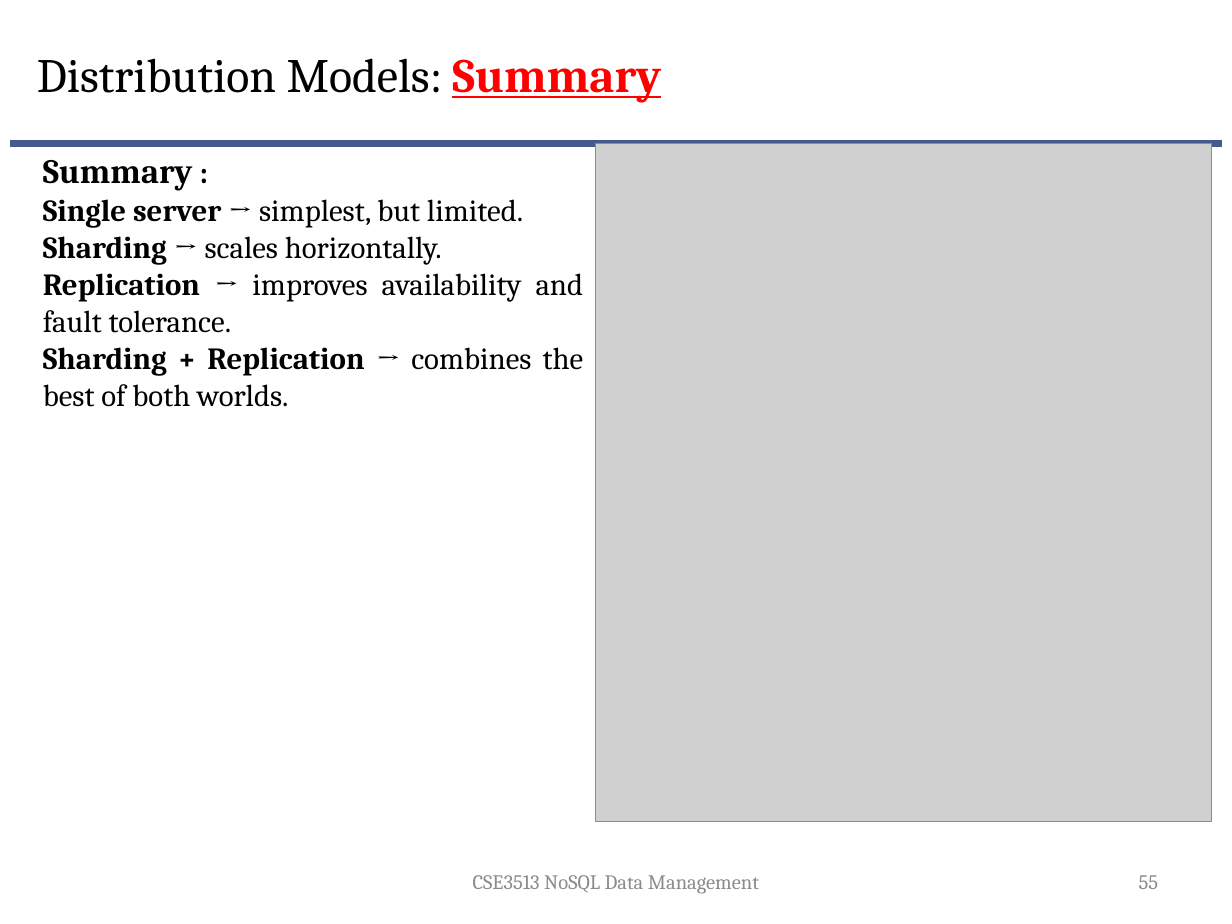
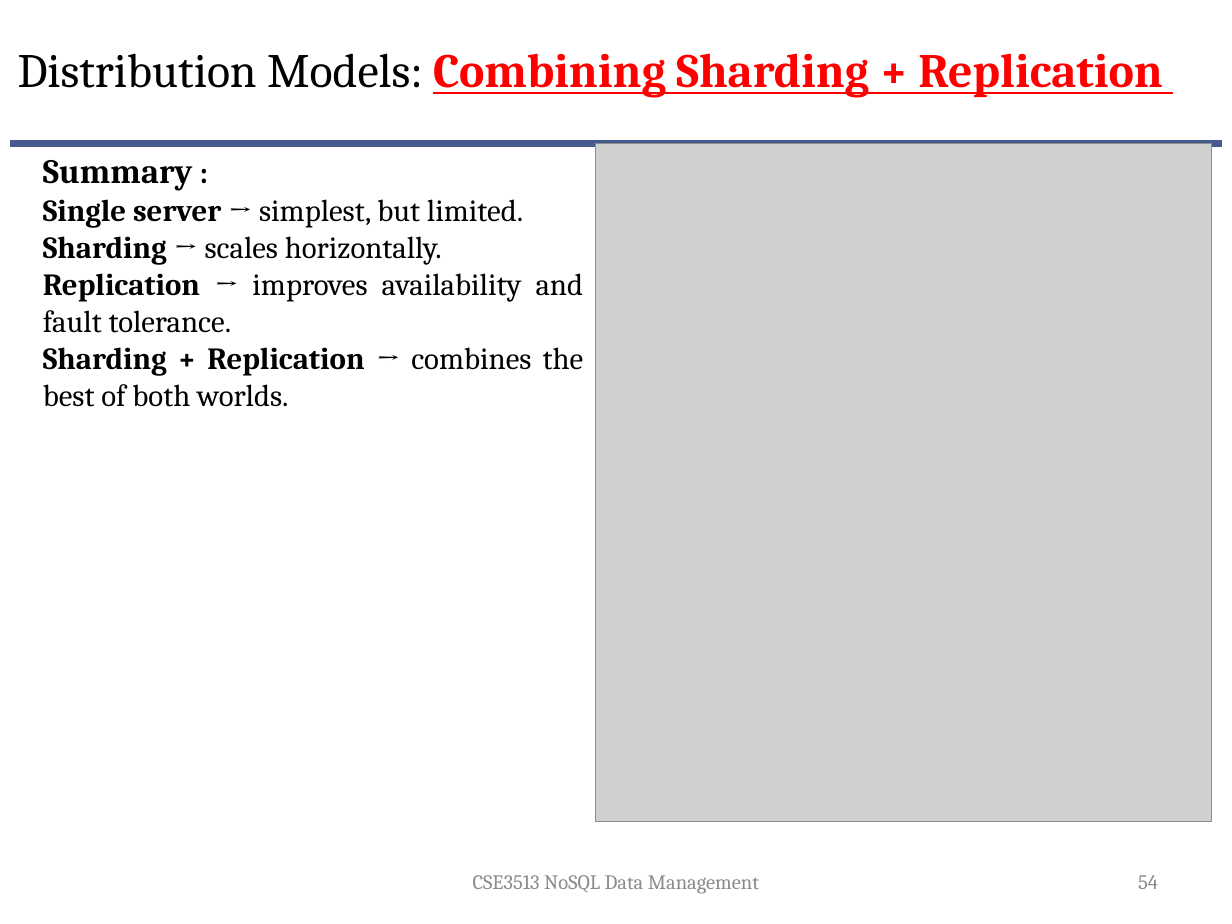
Before and after one commit to suniljeevan/NOSQL-2025, a slide deck: slide 54 of THEORY COURSE MATERIALS/Module 2.pptx (slide 55 before the commit). Drawn at 1232x924 pixels with LibreOffice and Linux fonts; fonts in the diff are those of the drawing; grey boxes stand for pictures; background and template pictures are left out. Boxes give left, top, right and bottom in pixels: in the first picture for what was removed or moved away, otherwise in the second. Text is boxed around its words. In the diff, an @@ line names an element or a change of style, - is before the commit and + after.

```diff
--- a/THEORY COURSE MATERIALS/Module 2.pptx
+++ b/THEORY COURSE MATERIALS/Module 2.pptx
@@ text at (18,53,1162,98): text changed; text colour #000000 to #FF0000; bold on @@
-Distribution Models: Summary
+Distribution Models: Combining Sharding + Replication
@@ page number at (1138,875,1158,889): text changed @@
-55
+54
```
Also in this commit, not shown: 3 other slides changed, 1 slide added, 2 slides removed, 3 other files.
